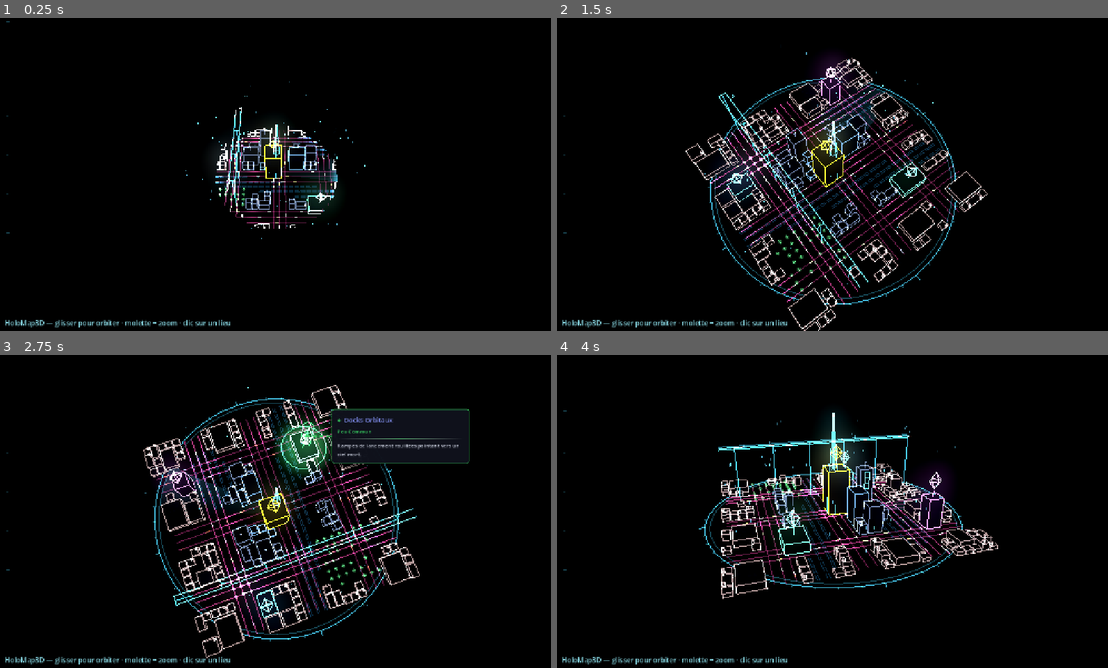
Above: before the commit, frames 1-4 (two rows, left to right).
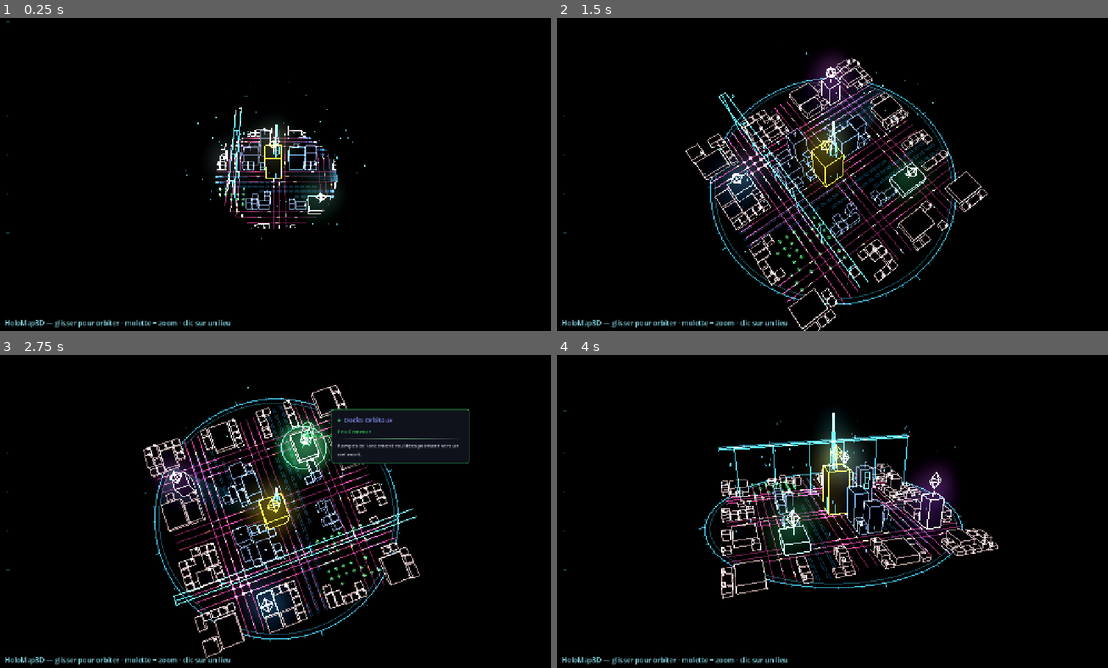
Above: after the commit, the same moments.

Repository: Rhend/Reliquary
Game: Godot game, scene res://scenes/holomap3d/holo_map_3d.tscn
The game is run twice, just before and just after one commit, with the same random seed, the same clock (stepped at 60 frames per second) and the same inputs. This scene is started directly instead of the project's main scene.
Inputs (mouse positions are in pixels of both pictures, inside the frame that each line leads up to):
- Up to frame 1 (0.25 s): no input
- Up to frame 2 (1.5 s): tap Enter at 0.5, 0.6 s; move the mouse to (953, 158) at 0.52 s; hold Right 0.53-1.25 s; click (953, 158) at 0.67 s; tap Space (ui_select) at 0.77 s; drag from (722, 190) to (804, 237) at 1.27 s
- Up to frame 3 (2.75 s): move the mouse to (330, 442) at 2.02 s; hold Right from 2.03 s (still down); tap Enter at 2.1 s
- Up to frame 4 (4 s): release Right at 2.75 s; drag from (804, 574) to (667, 464) at 2.77 s; move the mouse to (997, 558) at 3.52 s; hold Left from 3.53 s (still down); tap Enter at 3.6 s; tap Space (ui_select) at 3.77 s

The runs differ from the first frame. In frame 1, less than 0.1% of the frame differs, in the area x 47-59%, y 39-63%; in frame 2, 1.2%; in frame 3, 1.5%; in frame 4, 1.9%, in the area x 39-72%, y 28-65%.

Commit message:
tune(holomap3d): lieux plus lumineux pour ressortir des quartiers teintés
La teinte par quartier rapprochait visuellement les lieux du tissu urbain. On
remonte l'émission (donc le glow) des bâtiments-lieux (2.4→3.6) et des pins
(2.8→4.2) en état non survolé, avec un survol toujours plus intense → les lieux
d'expédition se détachent nettement de la ville teintée.

Co-Authored-By: Claude Opus 4.8 <noreply@anthropic.com>

Diff:
--- a/scenes/holomap3d/HoloLocation3D.gd
+++ b/scenes/holomap3d/HoloLocation3D.gd
@@ -182,14 +182,15 @@
 	_t += dt
 	var pulse := 0.5 + 0.5 * sin(_t * 4.0)
 
-	# Bâtiment-lieu : trait plein lumineux (glow marqué), boosté au survol.
+	# Bâtiment-lieu : trait plein très lumineux (glow marqué) pour RESSORTIR du
+	# tissu urbain teinté par quartier ; encore boosté au survol.
 	_mat_bat.set_shader_parameter("emission_strength",
-			(3.6 + 0.5 * pulse) if _hover else 2.4)
+			(5.0 + 0.6 * pulse) if _hover else 3.6)
 
 	if is_instance_valid(_pin):
 		_pin.position.y = _pin_y + sin(_t * 2.0) * 0.06
 		_mat_pin.set_shader_parameter("emission_strength",
-				(4.2 + 0.6 * pulse) if _hover else (2.8 + 0.5 * pulse))
+				(5.8 + 0.7 * pulse) if _hover else (4.2 + 0.5 * pulse))
 
 	# Halos émis (ping radar + halo au sol) : fondu d'apparition au survol seul ;
 	# hors survol ils disparaissent (le lieu n'émet plus rien en continu, le pin
